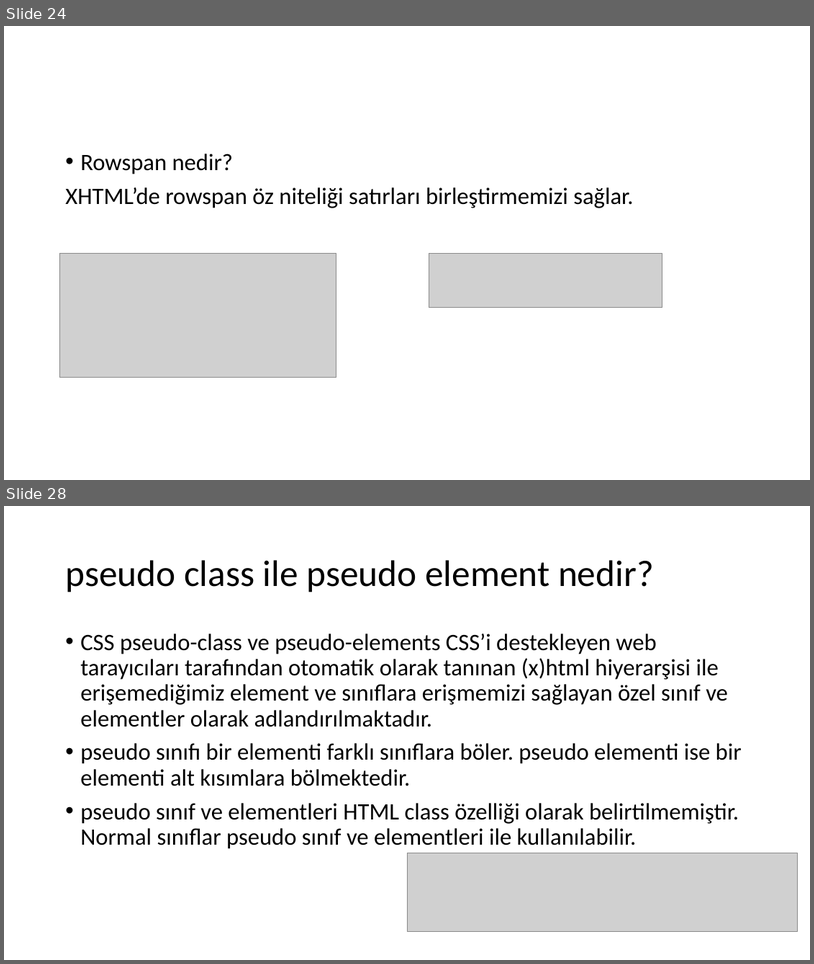
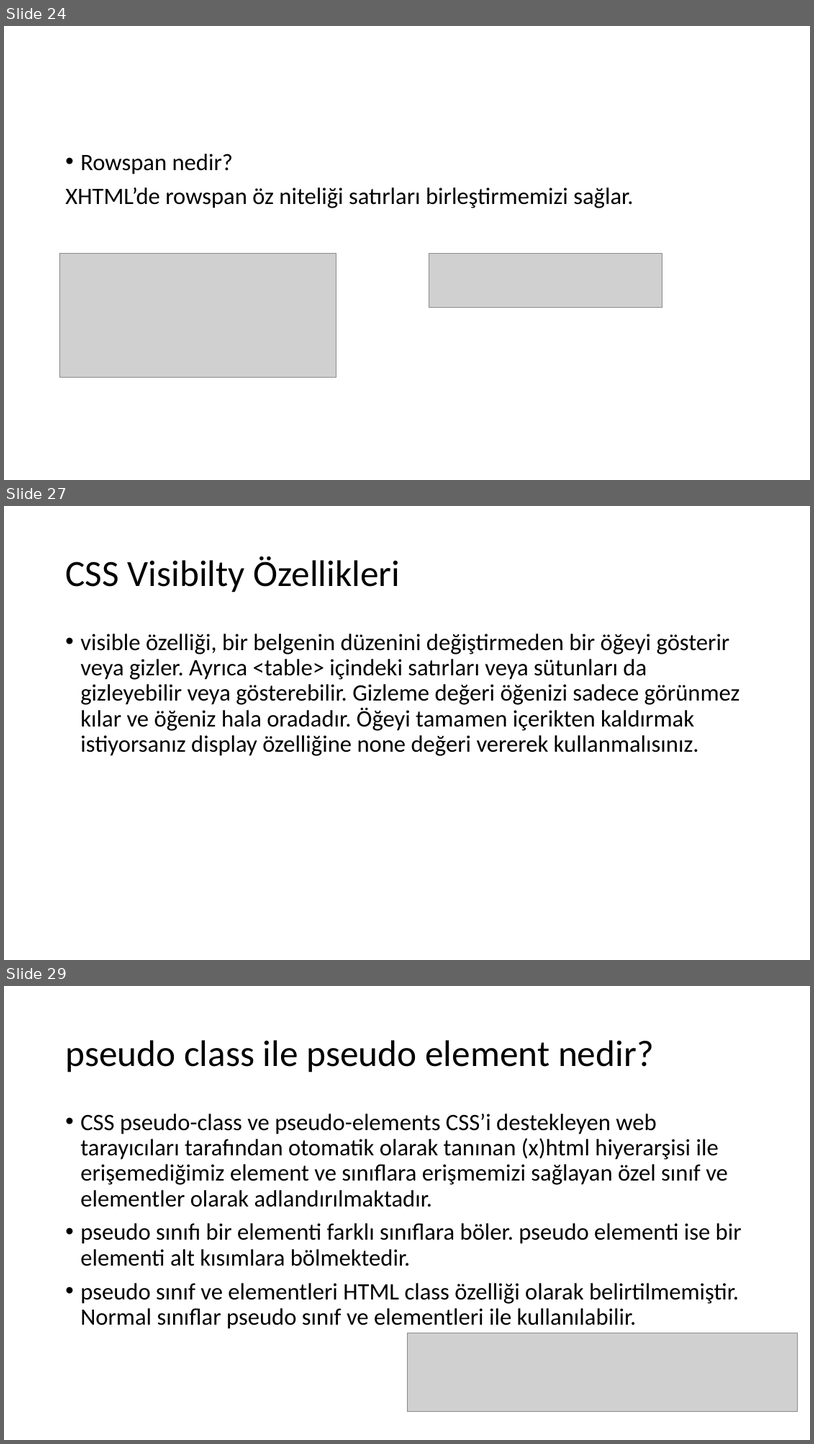
Before and after one commit to 207-Atmosware-Java-Bootcamp/1-hafta-carsamba-odevi-tolgagur, a slide deck: tolgagureli.pptx. Shown one above the other, each under a label of ours: slides 24 and 28 before the commit, slides 24, 27 and 29 after it; the slides between them are not shown. The pictures are 814x964 and 814x1444 pixels, drawn with LibreOffice and Linux fonts; fonts in the diff are those of the drawing; grey boxes stand for pictures. Boxes give left, top, right and bottom in pixels: in the first picture for what was removed or moved away, otherwise in the second. Text is boxed around its words. In the diff, an @@ line names an element or a change of style, - is before the commit and + after.

```diff
--- a/tolgagureli.pptx
+++ b/tolgagureli.pptx
@@ slide 27 added at box(4, 506, 810, 960), background #FFFFFF @@
@@ title added at box(65, 556, 401, 592), 44 pt, text #000000 @@
+CSS Visibilty Özellikleri
@@ text added at box(80, 633, 741, 756), 28 pt, text #000000 @@
+• visible özelliği, bir belgenin düzenini değiştirmeden bir öğeyi gösterir veya gizler. Ayrıca <table> içindeki satırları veya sütunları da gizleyebilir veya gösterebilir. Gizleme değeri öğenizi sadece görünmez kılar ve öğeniz hala oradadır. Öğeyi tamamen içerikten kaldırmak istiyorsanız display özelliğine none değeri vererek kullanmalısınız.
@@ what was slide 28 is now slide 29 @@
```
Also in this commit, not shown: 3 slides changed.
